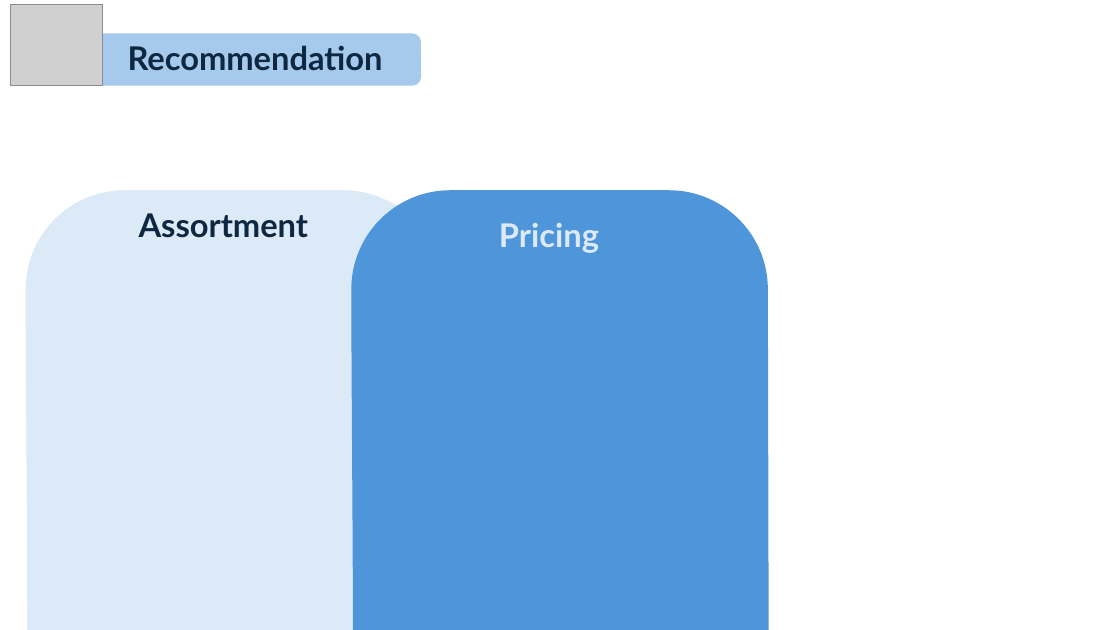
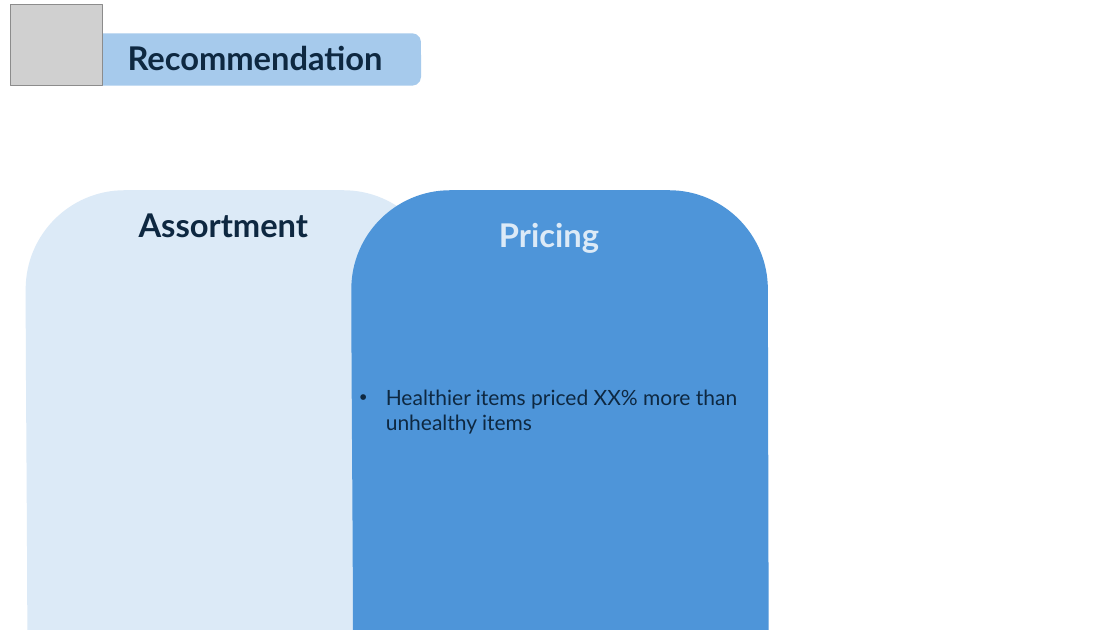
Before and after one commit to couch2coders/HospitalRetail, a slide deck: slide 11 of Output/prez.pptx. Drawn at 1120x630 pixels with LibreOffice and Linux fonts; fonts in the diff are those of the drawing; grey boxes stand for pictures. Boxes give left, top, right and bottom in pixels: in the first picture for what was removed or moved away, otherwise in the second. Text is boxed around its words. In the diff, an @@ line names an element or a change of style, - is before the commit and + after.

```diff
--- a/Output/prez.pptx
+++ b/Output/prez.pptx
@@ text in freeform shape at [386, 389, 737, 434]: text added @@
+• Healthier items priced XX% more than unhealthy items
```
Also in this commit, not shown: 5 other slides changed, 11 other files.
